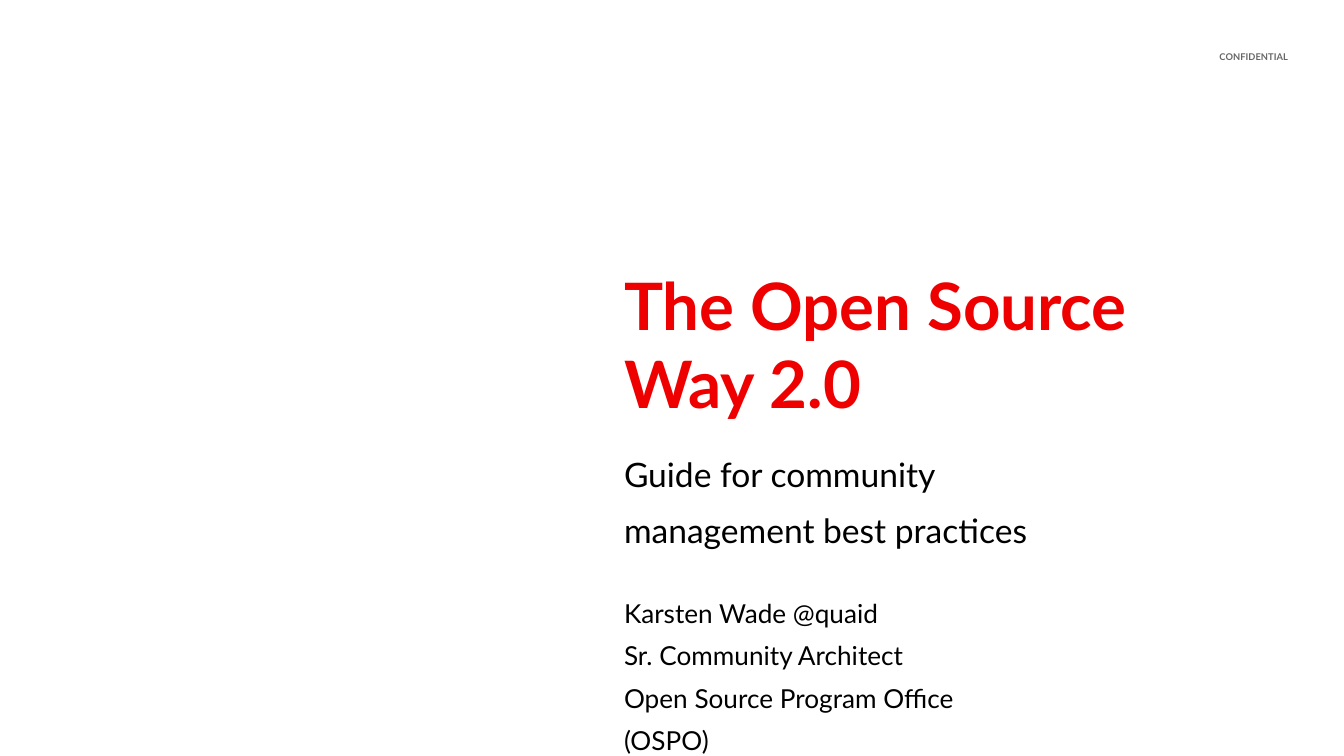
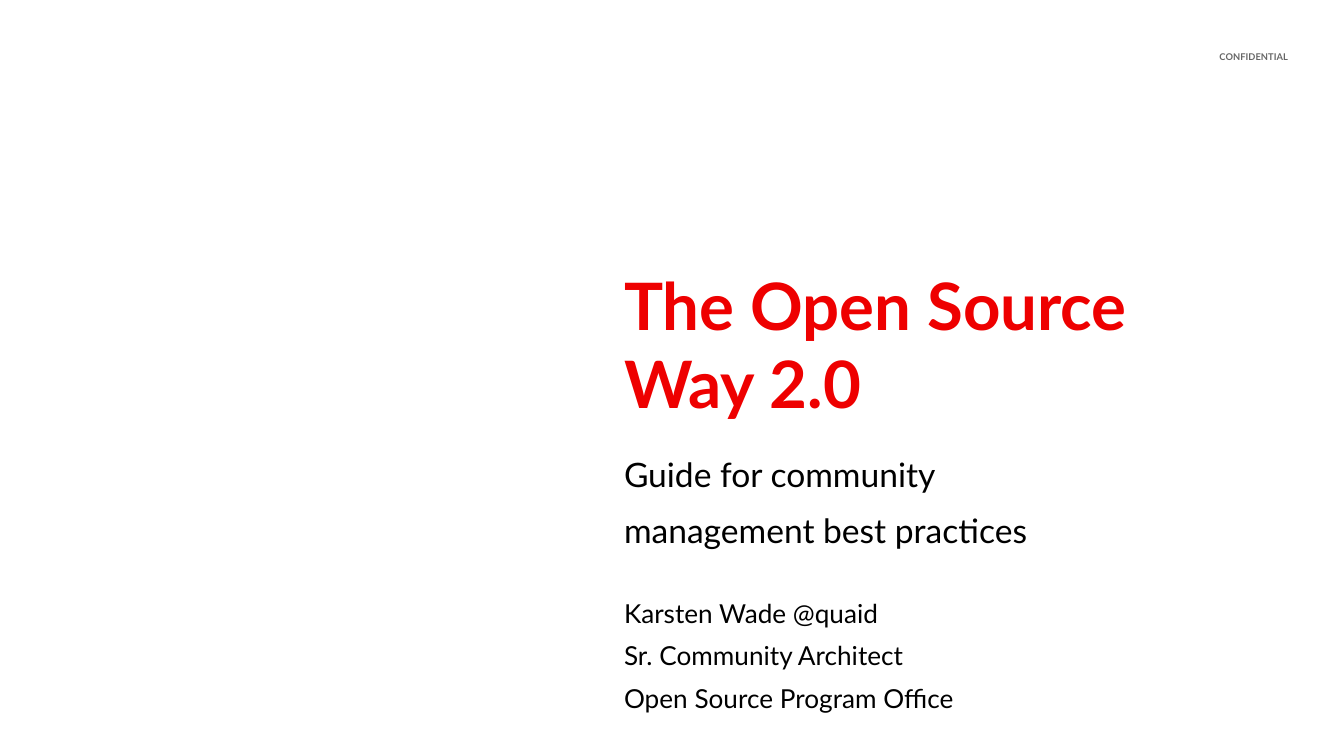
Before and after one commit to theopensourceway/guidebook, a slide deck: slide 1 of marketing/The Open Source Way 2.0 - SCaLE 18x.odp. Drawn at 1344x756 pixels with LibreOffice and Linux fonts; fonts in the diff are those of the drawing; background and template pictures are left out. Boxes give left, top, right and bottom in pixels: in the first picture for what was removed or moved away, otherwise in the second. Text is boxed around its words. In the diff, an @@ line names an element or a change of style, - is before the commit and + after.

```diff
--- a/marketing/The Open Source Way 2.0 - SCaLE 18x.odp
+++ b/marketing/The Open Source Way 2.0 - SCaLE 18x.odp
@@ subtitle at [624,688,953,712]: text changed @@
-Open Source Program Office (OSPO)
+Open Source Program Office
```
Also in this commit, not shown: 18 other slides changed, 1 other file.
